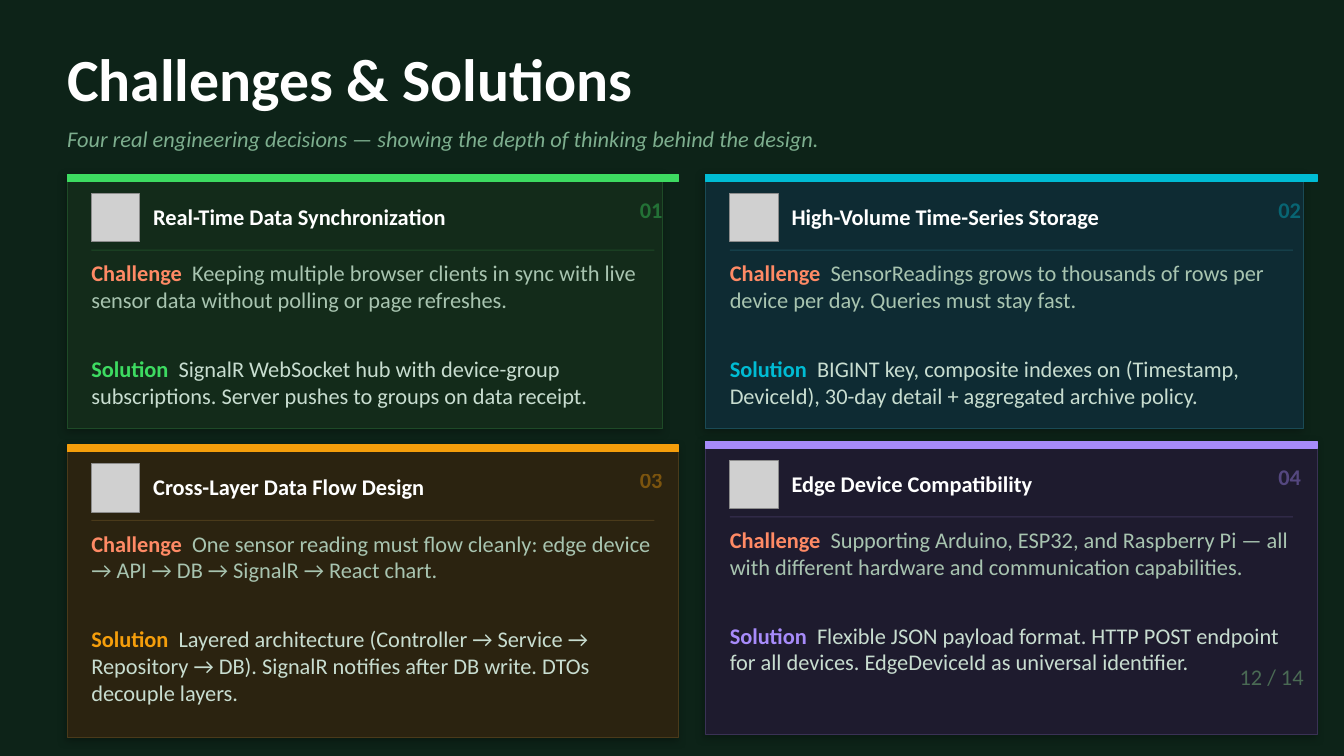
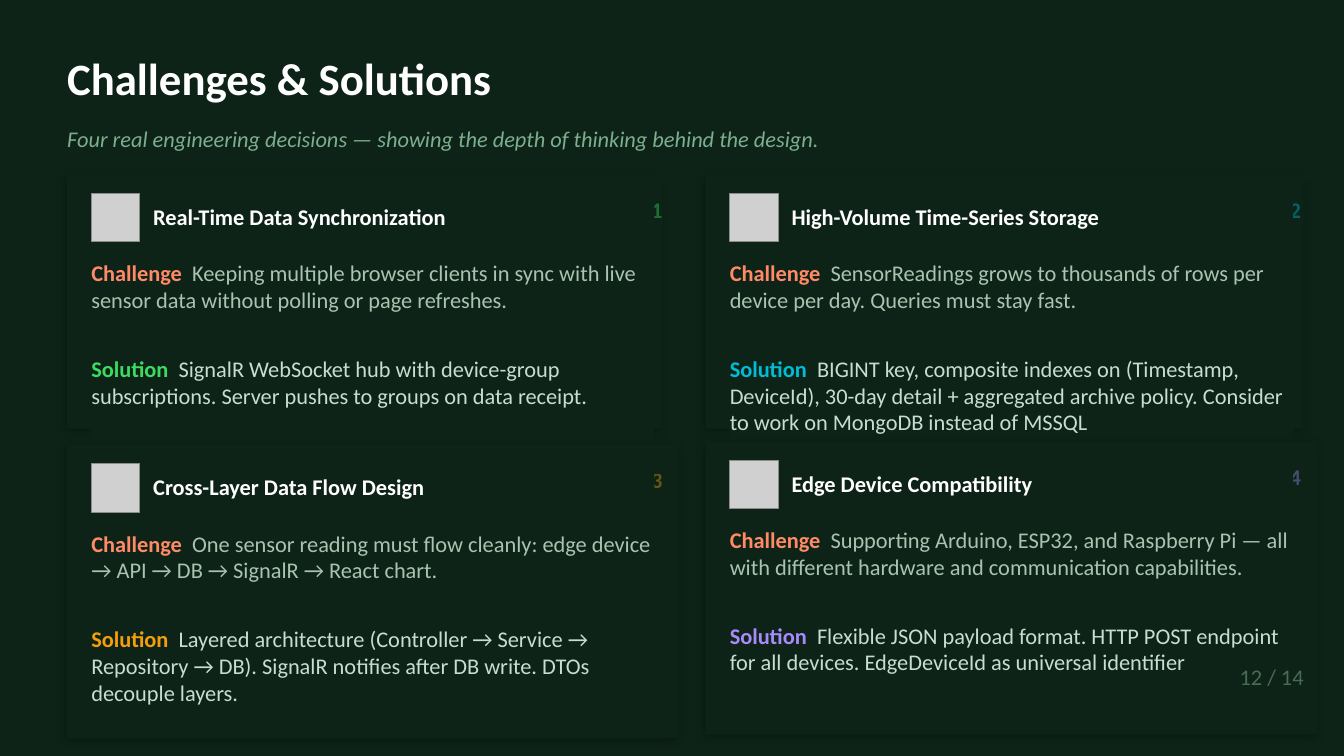
Before and after one commit to TranRTC/capstone_project, a slide deck: slide 13 of Presentation/Capstone Project Presentation.pptx (slide 18 before the commit). Drawn at 1344x756 pixels with LibreOffice and Linux fonts; fonts in the diff are those of the drawing; grey boxes stand for pictures. Boxes give left, top, right and bottom in pixels: in the first picture for what was removed or moved away, otherwise in the second. Text is boxed around its words. In the diff, an @@ line names an element or a change of style, - is before the commit and + after.

Commit message:
working on ppt

```diff
--- a/Presentation/Capstone Project Presentation.pptx
+++ b/Presentation/Capstone Project Presentation.pptx
@@ text "Challenges & Solutions" at (67,63,491,103): size 42.7 to 32 pt @@
@@ rectangle at (68,174,663,429): fill #132B1A to #0D2318; outline #1E4A27 0.75 pt to none @@
@@ rectangle at (68,174,680,181): fill #3DDB61 to #0D2318; outline #3DDB61 1 pt to none @@
@@ rectangle at (706,174,1304,429): fill #0E2B33 to #0D2318; outline #1A4A55 0.75 pt to none @@
@@ rectangle at (706,174,1318,181): fill #00BCD4 to #0D2318; outline #00BCD4 1 pt to none @@
@@ line removed from (92, 250) to (654, 250) @@
@@ line removed from (730, 250) to (1293, 250) @@
@@ text at (730,361,1283,434): text changed @@
-Solution BIGINT key, composite indexes on (Timestamp, DeviceId), 30-day detail + aggregated archive policy.
+Solution BIGINT key, composite indexes on (Timestamp, DeviceId), 30-day detail + aggregated archive policy. Consider to work on MongoDB instead of MSSQL
@@ rectangle at (68,446,680,739): fill #2B2310 to #0D2318; outline #4A3A1A 0.75 pt to none @@
@@ rectangle at (68,446,680,453): fill #F59E0B to #0D2318; outline #F59E0B 1 pt to none @@
@@ rectangle at (706,442,1318,735): fill #1E1B2E to #0D2318; outline #3A3255 0.75 pt to none @@
@@ rectangle at (706,442,1318,449): fill #A78BFA to #0D2318; outline #A78BFA 1 pt to none @@
@@ line removed from (92, 520) to (654, 520) @@
@@ line removed from (730, 517) to (1293, 517) @@
```
Also in this commit, not shown: 9 other slides changed, 1 slide added, 7 slides removed.
